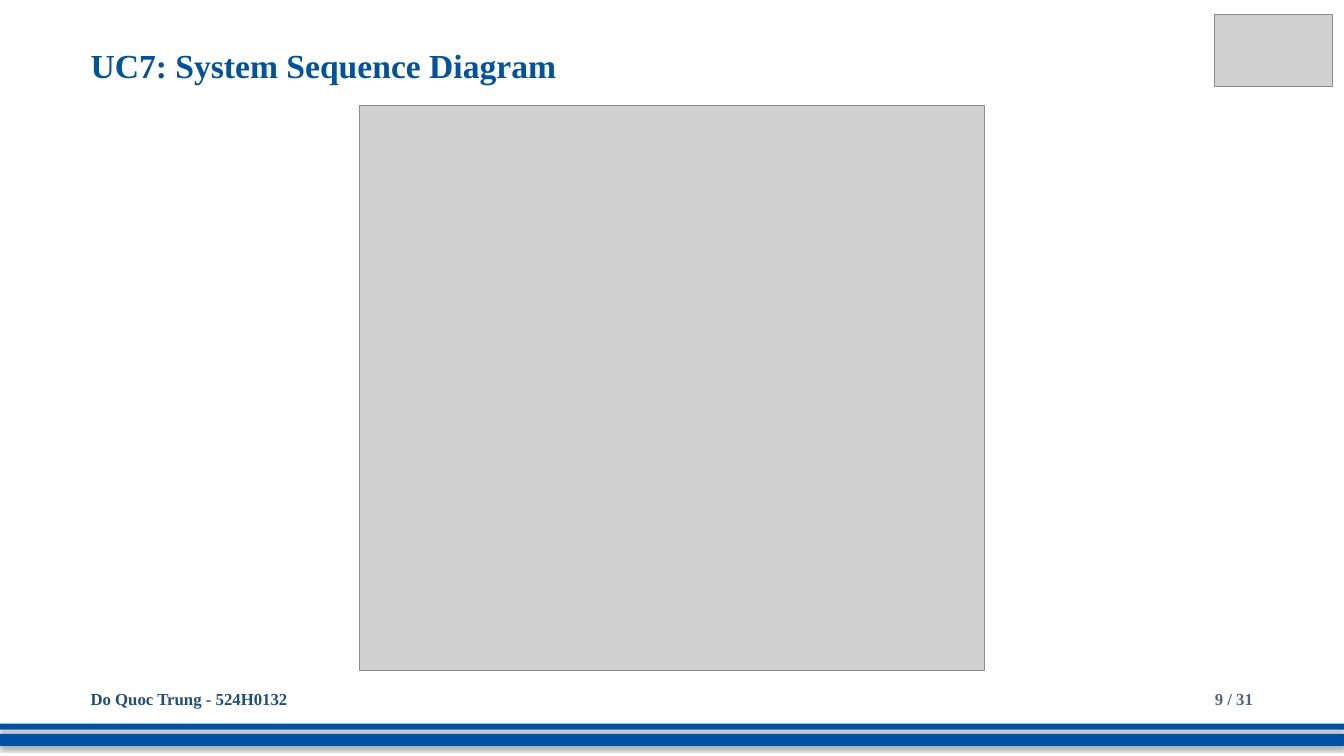
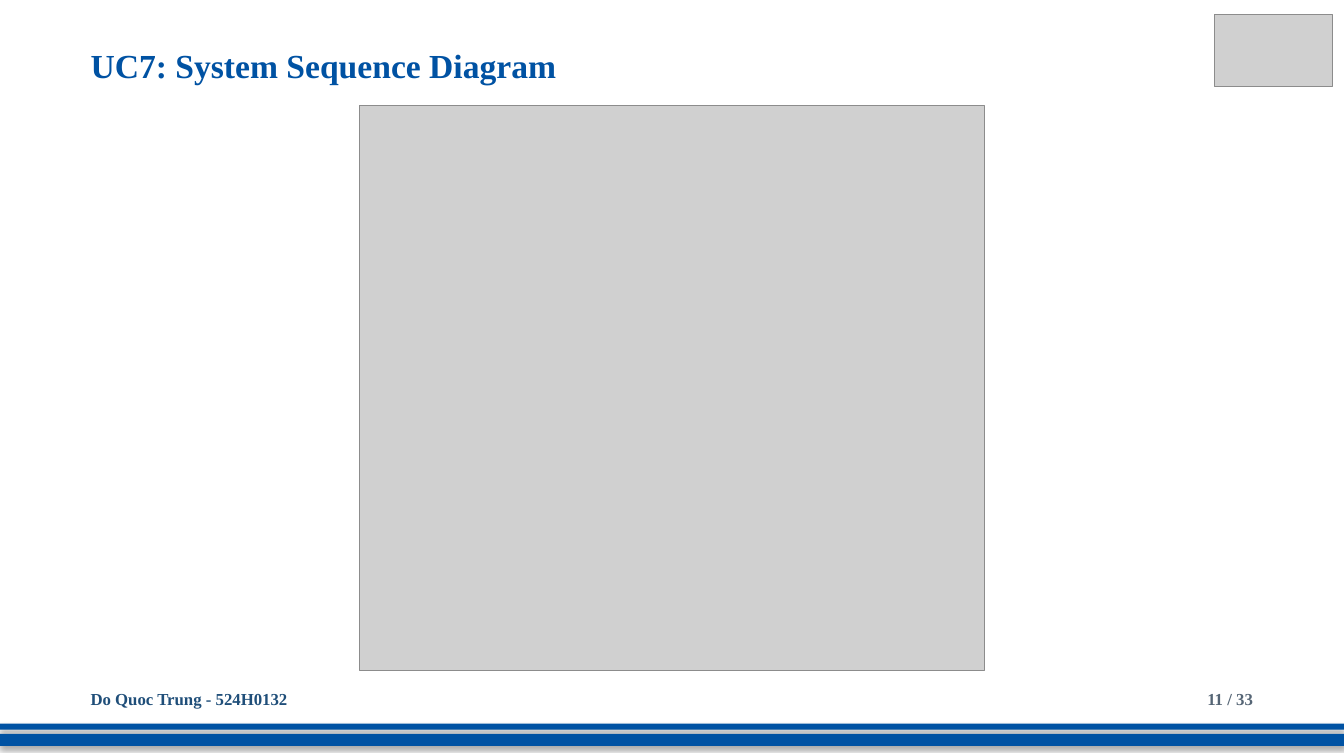
Before and after one commit to DoQuocTrung06/SaigonBite-RAD-TeamF10, a slide deck: slide 11 of Part_2/TeamF10_Presentation_for_SaigonBite.pptx (slide 9 before the commit). Drawn at 1344x756 pixels with LibreOffice and Linux fonts; fonts in the diff are those of the drawing; grey boxes stand for pictures. Boxes give left, top, right and bottom in pixels: in the first picture for what was removed or moved away, otherwise in the second. Text is boxed around its words. In the diff, an @@ line names an element or a change of style, - is before the commit and + after.

```diff
--- a/Part_2/TeamF10_Presentation_for_SaigonBite.pptx
+++ b/Part_2/TeamF10_Presentation_for_SaigonBite.pptx
@@ text at (1207,694,1253,705): text changed @@
-9 / 31
+11 / 33
```
Also in this commit, not shown: 30 other slides changed, 2 slides added.
